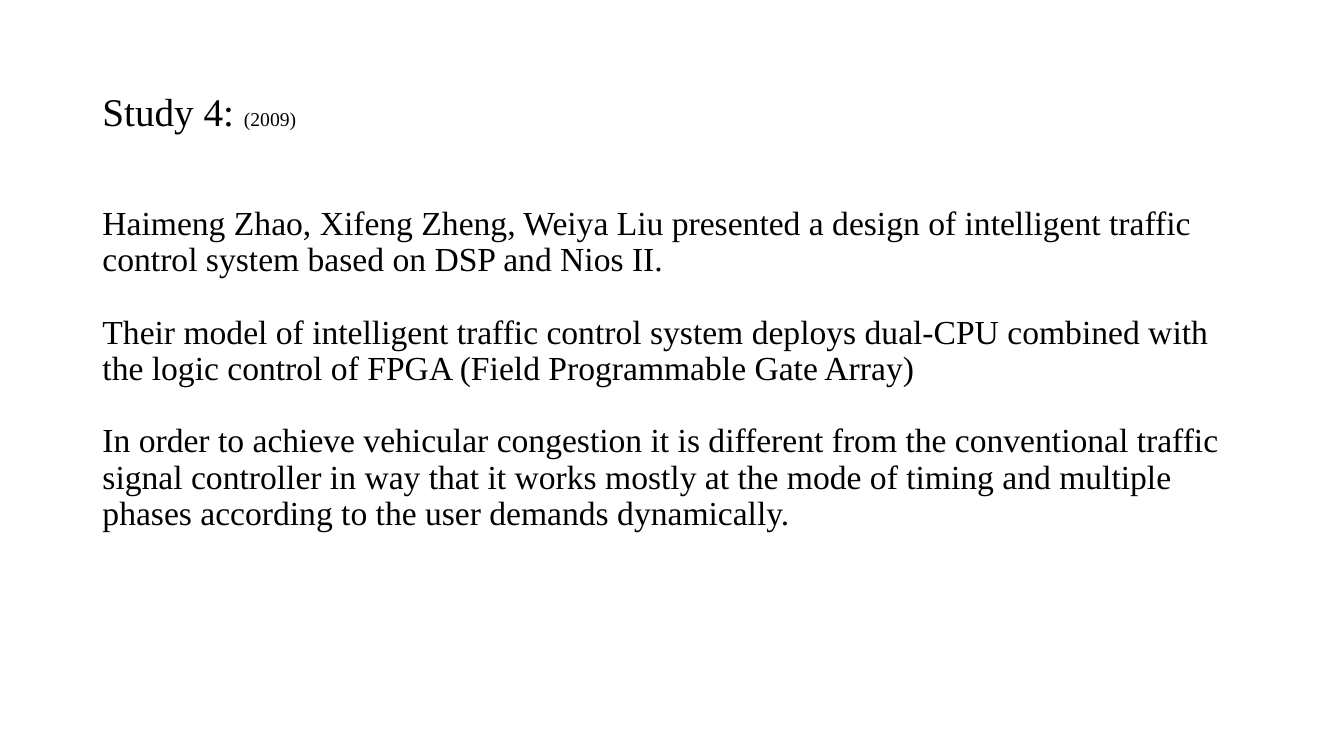
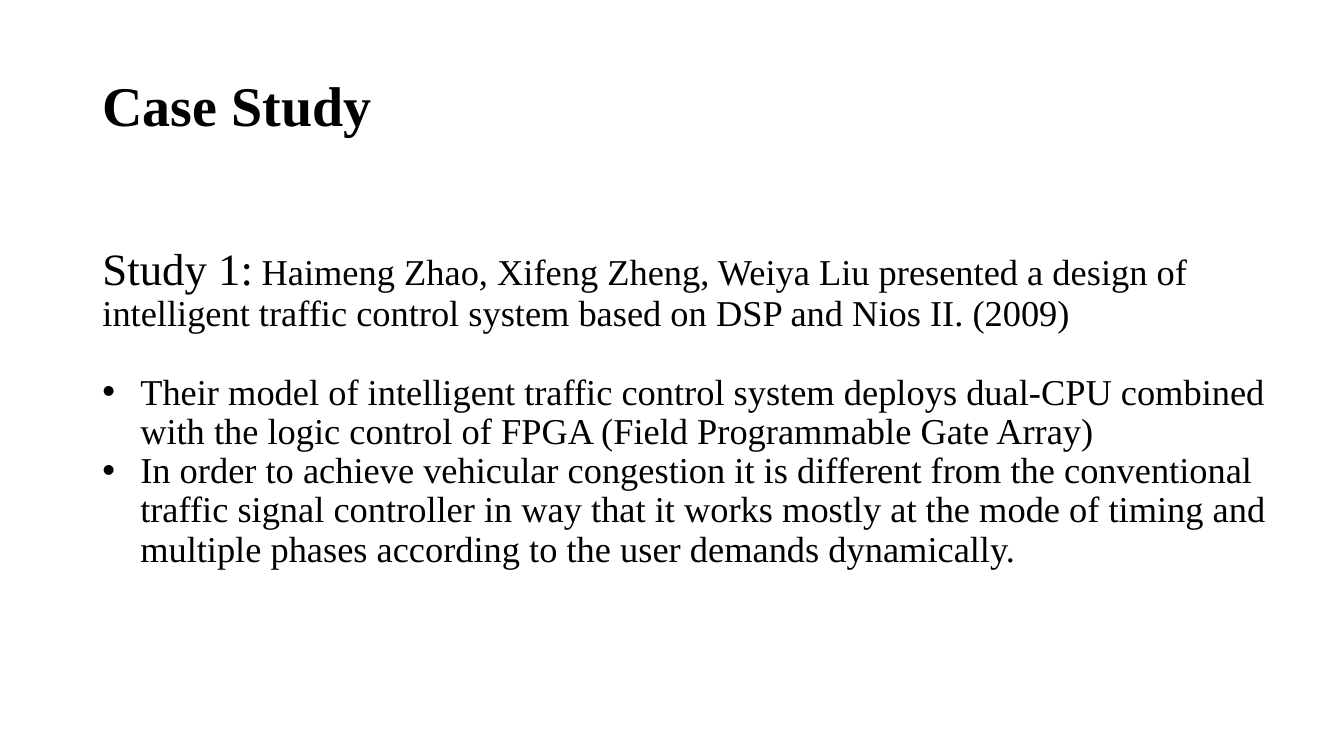
Before and after one commit to kamaljohnson/adaptive-traffic-signal-control, a slide deck: slide 4 of documents/Litrature Review.pptx (slide 14 before the commit). Drawn at 1344x756 pixels with LibreOffice and Linux fonts; fonts in the diff are those of the drawing. Boxes give left, top, right and bottom in pixels: in the first picture for what was removed or moved away, otherwise in the second. Text is boxed around its words. In the diff, an @@ line names an element or a change of style, - is before the commit and + after.

```diff
--- a/documents/Litrature Review.pptx
+++ b/documents/Litrature Review.pptx
@@ title at bbox=[102, 87, 371, 137]: text changed; size 28 to 40 pt; bold on @@
-Study 4: (2009)
+Case Study
@@ text at bbox=[102, 254, 1187, 333]: text changed; size 24 to 26 pt @@
-Haimeng Zhao, Xifeng Zheng, Weiya Liu presented a design of intelligent traffic control system based on DSP and Nios II.
+Study 1: Haimeng Zhao, Xifeng Zheng, Weiya Liu presented a design of intelligent traffic control system based on DSP and Nios II. (2009)
@@ text at bbox=[140, 379, 1266, 569]: size 24 to 26 pt in "Their model of intelligent traffic control system ...", "In order to achieve vehicular congestion it ..."; bullet none to • @@
```
Also in this commit, not shown: 11 other slides changed, 4 slides added, 5 slides removed.
